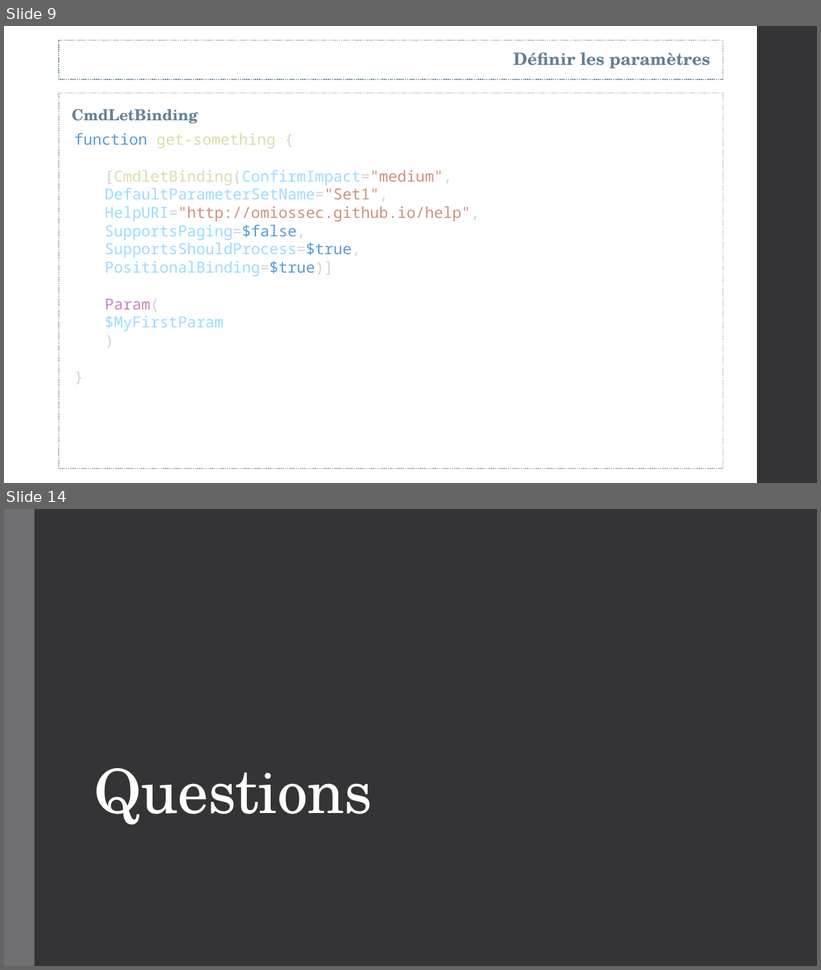
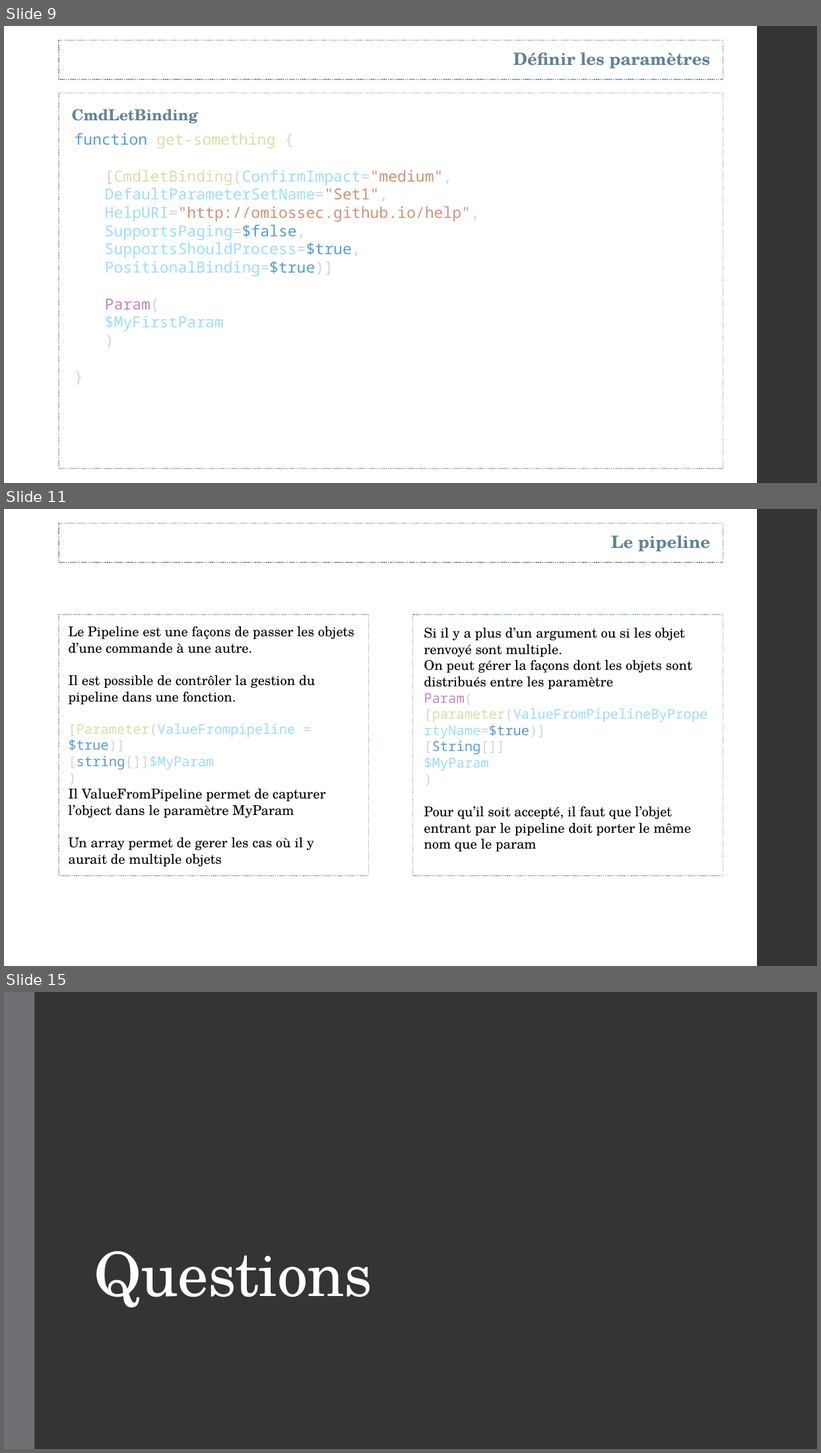
Before and after one commit to omiossec/meetup-20181122-ParamBinding, a slide deck: FRPSUG-2018-Olivier-Miossec [Enregistrement automatique].pptx. Shown one above the other, each under a label of ours: slides 9 and 14 before the commit, slides 9, 11 and 15 after it; the slides between them are not shown. The pictures are 821x970 and 821x1453 pixels, drawn with LibreOffice and Linux fonts; fonts in the diff are those of the drawing. Boxes give left, top, right and bottom in pixels: in the first picture for what was removed or moved away, otherwise in the second. Text is boxed around its words. In the diff, an @@ line names an element or a change of style, - is before the commit and + after.

```diff
--- a/FRPSUG-2018-Olivier-Miossec [Enregistrement automatique].pptx
+++ b/FRPSUG-2018-Olivier-Miossec [Enregistrement automatique].pptx
@@ slide 11 added at (x1=4, y1=509, x2=817, y2=966), background #FFFFFF; not listed: 1 template element that a slide beside it also shows @@
@@ rectangle added at (x1=59, y1=524, x2=723, y2=562), outline #618197 1.1 pt dashed @@
@@ text added at (x1=611, y1=535, x2=710, y2=551), 20 pt, text #618197, bold @@
+Le pipeline
@@ rectangle added at (x1=59, y1=615, x2=369, y2=876), outline #92A9B9 1.1 pt dashed @@
@@ text added at (x1=68, y1=626, x2=354, y2=867), 16 pt, text #000000 @@
+Le Pipeline est une façons de passer les objets d’une commande à une autre.
+Il est possible de contrôler la gestion du pipeline dans une fonction.
+[Parameter(ValueFrompipeline = $true)]
+[string[]]$MyParam
+)
+Il ValueFromPipeline permet de capturer l’object dans le paramètre MyParam
+Un array permet de gerer les cas où il y aurait de multiple objets
@@ rectangle added at (x1=413, y1=615, x2=723, y2=876), outline #92A9B9 1.1 pt dashed @@
@@ text added at (x1=424, y1=628, x2=708, y2=852), 16 pt, text #000000 @@
+Si il y a plus d’un argument ou si les objet renvoyé sont multiple.
+On peut gérer la façons dont les objets sont distribués entre les paramètre
+Param(
+[parameter(ValueFromPipelineByPropertyName=$true)]
+[String[]]
+$MyParam
+)
+Pour qu’il soit accepté, il faut que l’objet entrant par le pipeline doit porter le même nom que le param
@@ what was slide 14 is now slide 15 @@
```
Also in this commit, not shown: 1 slide changed, 3 other slides added, 3 slides removed, 1 other file.
